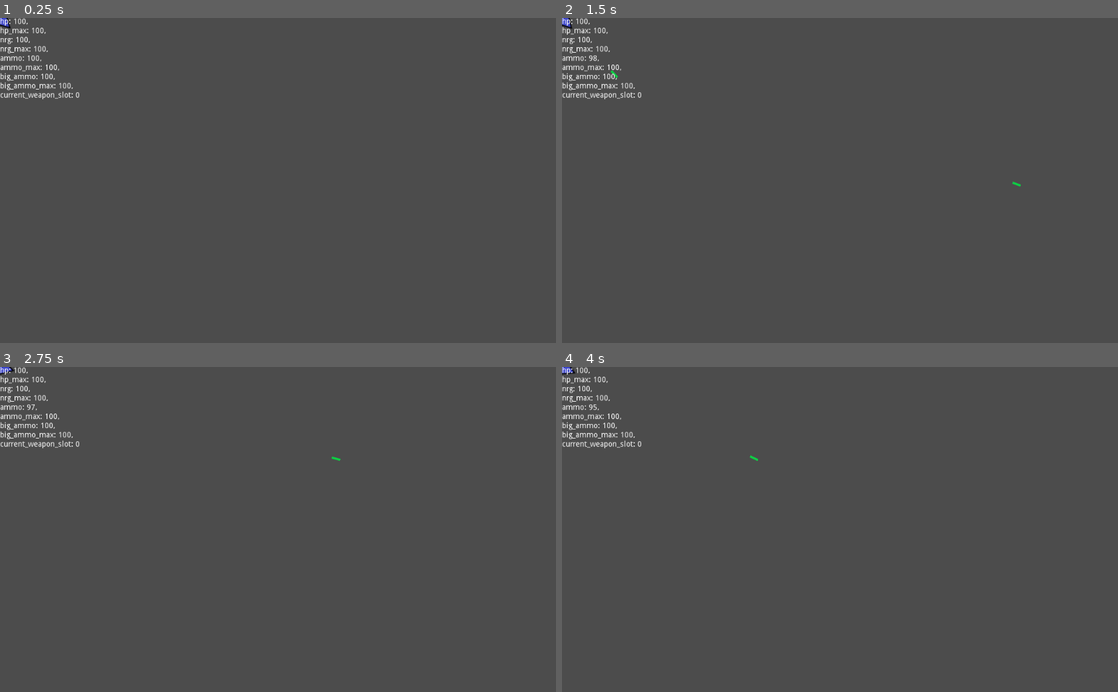
Above: before the commit, frames 1-4 (two rows, left to right).
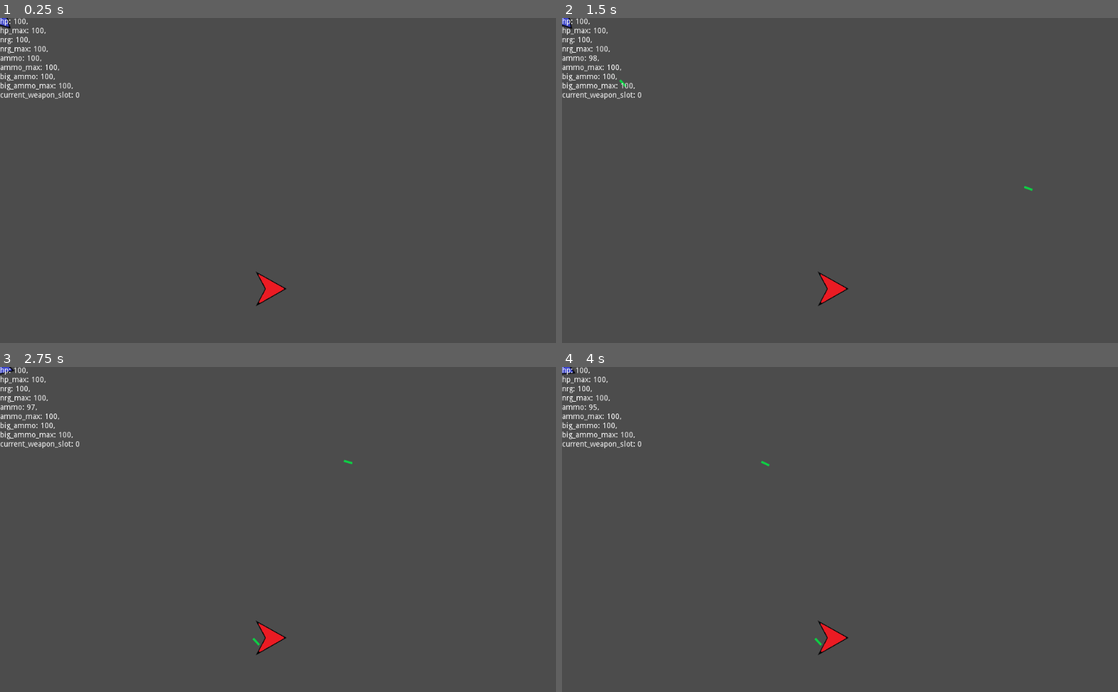
Above: after the commit, the same moments.

Repository: afkpuezo/blinkshooter
Game: Godot game, scene res://demo/demo.tscn
Two runs of this game, one before a commit and one after it. Both use one fixed random seed, a clock stepped at 60 frames per second and the inputs below. The project has no main scene, so this scene is started directly.
Inputs (mouse positions are in pixels of both pictures, inside the frame that each line leads up to):
- Up to frame 1 (0.25 s): no input
- Up to frame 2 (1.5 s): tap Enter at 0.5 s; move the mouse to (962, 164) at 0.52 s; click (962, 164) at 0.6 s; move the mouse to (728, 196) at 1.27 s; click (728, 196) at 1.35 s
- Up to frame 3 (2.75 s): tap Space at 2 s; move the mouse to (333, 458) at 2.02 s; click (333, 458) at 2.1 s
- Up to frame 4 (4 s): tap Enter at 2.75 s; move the mouse to (812, 594) at 2.77 s; click (812, 594) at 2.85 s; tap Space at 3.5 s; move the mouse to (1006, 578) at 3.52 s; click (1006, 578) at 3.6 s

The runs differ from the first frame. In frame 1, 0.2% of the frame differs, in the area x 46-52%, y 77-89%; in frame 2, 0.3%, in the area x 8-85%, y 16-89%; in frame 3, 0.3%; in frame 4, 0.3%.

Commit message:
fixed the collision polygons in player and enemy

Diff:
--- a/Player/Player.tscn
+++ b/Player/Player.tscn
@@ -28,14 +28,11 @@
 }
 
 [node name="Player" type="KinematicBody2D"]
+z_index = 1
 script = ExtResource( 1 )
 
 [node name="Sprite" type="Sprite" parent="."]
 texture = ExtResource( 2 )
-
-[node name="CollisionShape2D" type="CollisionPolygon2D" parent="."]
-build_mode = 1
-polygon = PoolVector2Array( -10, 0, -27, -30, 24, 0, -27, 30 )
 
 [node name="CombatResources" type="Node" parent="."]
 
@@ -67,18 +64,22 @@
 
 [node name="MovementStats" type="Node" parent="."]
 script = ExtResource( 5 )
-MAX_SPEED = 800
+MAX_SPEED = 300
+FRICTION = 0.15
 
 [node name="ActionBar" type="Node" parent="."]
 script = ExtResource( 7 )
 
 [node name="BulletSpawnPoint" type="Node2D" parent="."]
-position = Vector2( 25, 0 )
+position = Vector2( 48, 0 )
 script = ExtResource( 6 )
 
 [node name="AnimationPlayer" type="AnimationPlayer" parent="."]
 anims/Idle = SubResource( 1 )
 anims/Teleport = SubResource( 2 )
 
+[node name="CollisionPolygon2D" type="CollisionPolygon2D" parent="."]
+polygon = PoolVector2Array( 28, 0, -26, 30, -10, 0, -26, -30 )
+
 [connection signal="value_changed" from="CombatResources/Health" to="." method="_check_for_death"]
 [connection signal="animation_finished" from="AnimationPlayer" to="." method="_on_animation_end"]
--- a/Player/action/blink.gd
+++ b/Player/action/blink.gd
@@ -5,6 +5,7 @@
 
 export var MAX_RANGE := 500
 export var MIN_RANGE := 100
+export var TELEPORT_WAIT_TIME := 0.25
 export(PackedScene) var effect_scene
 
 
@@ -30,8 +31,8 @@
 		target_position = user.position + (direction * MAX_RANGE)
 	# now actually teleport
 	if effect_scene:
-		GameSpawner.spawn_node(effect_scene.instance(), user.get_position)
+		GameSpawner.spawn_node(effect_scene.instance(), user.get_position())
 		GameSpawner.spawn_node(effect_scene.instance(), target_position)
 	user.do_teleport_animation()
-	yield(get_tree().create_timer(0.25), "timeout")
+	yield(get_tree().create_timer(TELEPORT_WAIT_TIME), "timeout")
 	user.set_position(target_position) # should this be global position?
--- a/Player/input_based_mover.gd
+++ b/Player/input_based_mover.gd
@@ -8,7 +8,7 @@
 
 export var input_axis: String = "ui"
 var _dir_strings: Array ## right, left, down, up
-onready var _stats: MovementStats = owner.get_node("MovementStats")
+onready var stats: MovementStats = owner.get_node("MovementStats")
 
 
 func _ready() -> void:
@@ -30,16 +30,17 @@
 	var input := _get_input()
 
 	if input:
-		_stats.velocity = \
-				_stats.velocity.move_toward(input * _stats.MAX_SPEED, _stats.ACCELERATION * delta)
+		stats.velocity = \
+				stats.velocity.move_toward(input * stats.MAX_SPEED, stats.ACCELERATION * delta)
 	else:
-		_stats.velocity = \
-				_stats.velocity.move_toward(
+		stats.velocity = \
+				stats.velocity.move_toward(
 						Vector2.ZERO,
 						max(
-								_stats.FRICTION * _stats.velocity.length(),
+								stats.FRICTION * stats.velocity.length(),
 								1)) # fixes very slow friction at low speeds
-	_stats.velocity = owner.move_and_slide(_stats.velocity)
+	#stats.velocity = owner.move_and_slide(stats.velocity)
+	owner.move_and_collide(stats.velocity * delta)
 
 
 # ----------
--- a/bullet/bullet.tscn
+++ b/bullet/bullet.tscn
@@ -6,6 +6,8 @@
 [ext_resource path="res://bullet/bullet.gd" type="Script" id=4]
 
 [sub_resource type="RectangleShape2D" id=1]
+
+[sub_resource type="RectangleShape2D" id=2]
 
 [node name="Bullet" type="KinematicBody2D"]
 script = ExtResource( 4 )
@@ -30,4 +32,7 @@
 [node name="CollisionShape2D" type="CollisionShape2D" parent="HitBox"]
 shape = SubResource( 1 )
 
+[node name="CollisionShape2D" type="CollisionShape2D" parent="."]
+shape = SubResource( 2 )
+
 [connection signal="timeout" from="Timer" to="." method="_on_Timer_timeout"]
--- a/bullet/bullet_mover.gd
+++ b/bullet/bullet_mover.gd
@@ -18,4 +18,5 @@
 
 
 func _physics_process(delta: float) -> void:
-	_stats.velocity = owner.move_and_slide(_stats.velocity)
+	#_stats.velocity = owner.move_and_slide(_stats.velocity)
+	owner.move_and_collide(_stats.velocity * delta)
--- a/demo/demo.tscn
+++ b/demo/demo.tscn
@@ -1,10 +1,11 @@
-[gd_scene load_steps=9 format=2]
+[gd_scene load_steps=10 format=2]
 
 [ext_resource path="res://player/player.tscn" type="PackedScene" id=1]
 [ext_resource path="res://ui/player_monitor_text.tscn" type="PackedScene" id=2]
 [ext_resource path="res://player/action/demo_action.gd" type="Script" id=3]
 [ext_resource path="res://player/action/blink.gd" type="Script" id=4]
 [ext_resource path="res://player/effect/teleport_effect.tscn" type="PackedScene" id=5]
+[ext_resource path="res://enemy/enemy.tscn" type="PackedScene" id=6]
 [ext_resource path="res://player/weapon/weapons/big_gun.tscn" type="PackedScene" id=7]
 [ext_resource path="res://player/weapon/weapon_bar.gd" type="Script" id=8]
 [ext_resource path="res://player/weapon/weapons/small_gun.tscn" type="PackedScene" id=9]
@@ -32,4 +33,7 @@
 
 [node name="BigGun" parent="Player/WeaponBar" instance=ExtResource( 7 )]
 
+[node name="Enemy" parent="." instance=ExtResource( 6 )]
+position = Vector2( 500, 500 )
+
 [editable path="Player"]
--- /dev/null
+++ b/enemy/enemy.gd
@@ -0,0 +1,8 @@
+extends KinematicBody2D
+class_name Enemy
+## VERY placeholder right now
+
+
+func _physics_process(delta: float) -> void:
+	#var velocity = move_and_slide(Vector2.ZERO) # wont collide if not doing this?
+	var velocity = move_and_collide(Vector2.ZERO)
--- a/enemy/enemy.tscn
+++ b/enemy/enemy.tscn
@@ -1,18 +1,21 @@
-[gd_scene load_steps=2 format=2]
+[gd_scene load_steps=4 format=2]
 
 [ext_resource path="res://enemy/enemy.png" type="Texture" id=1]
+[ext_resource path="res://hit_boxes/hitbox.gd" type="Script" id=2]
+[ext_resource path="res://enemy/enemy.gd" type="Script" id=3]
 
 [node name="Enemy" type="KinematicBody2D"]
+script = ExtResource( 3 )
 
 [node name="Sprite" type="Sprite" parent="."]
 texture = ExtResource( 1 )
 
-[node name="Area2D" type="Area2D" parent="."]
+[node name="HitBox" type="Area2D" parent="."]
+script = ExtResource( 2 )
 
-[node name="CollisionShape2D" type="CollisionPolygon2D" parent="Area2D"]
+[node name="CollisionPolygon2D" type="CollisionPolygon2D" parent="HitBox"]
 build_mode = 1
 polygon = PoolVector2Array( -10, 0, -27, -30, 24, 0, -27, 30 )
 
-[node name="CollisionShape2D" type="CollisionPolygon2D" parent="."]
-build_mode = 1
-polygon = PoolVector2Array( -10, 0, -27, -30, 24, 0, -27, 30 )
+[node name="CollisionPolygon2D" type="CollisionPolygon2D" parent="."]
+polygon = PoolVector2Array( 28, 0, -26, 30, -10, 0, -26, -30 )
--- a/project.godot
+++ b/project.godot
@@ -48,6 +48,11 @@
 "class": "DemoAction",
 "language": "GDScript",
 "path": "res://player/action/demo_action.gd"
+}, {
+"base": "KinematicBody2D",
+"class": "Enemy",
+"language": "GDScript",
+"path": "res://enemy/enemy.gd"
 }, {
 "base": "Area2D",
 "class": "HitBox",
@@ -118,6 +123,7 @@
 "BulletSpawnPoint": "",
 "CombatResource": "",
 "DemoAction": "",
+"Enemy": "",
 "HitBox": "",
 "InputBasedMover": "",
 "MovementStats": "",
Not shown: 1 places in bullet/bullet.tscn that only renumber resources
